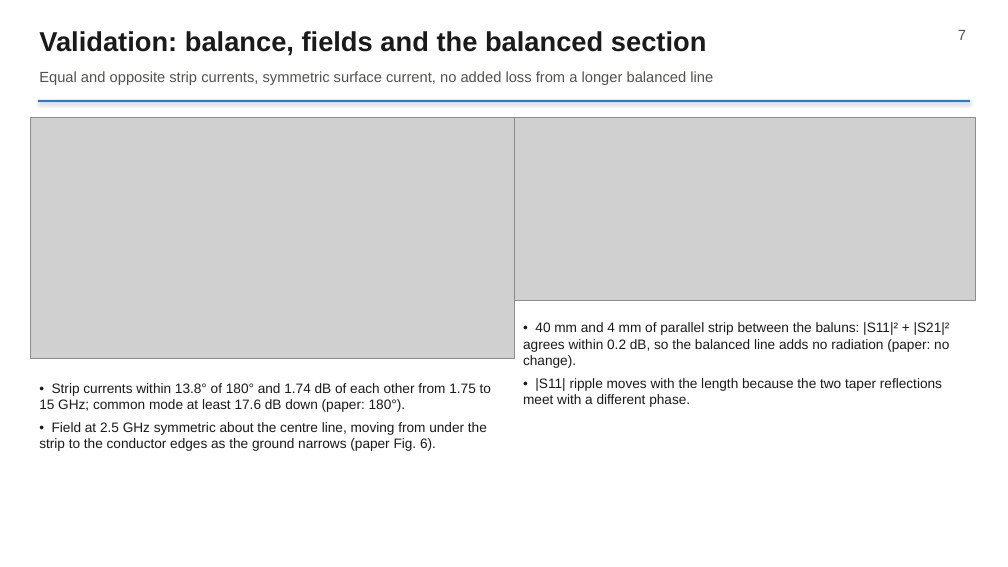
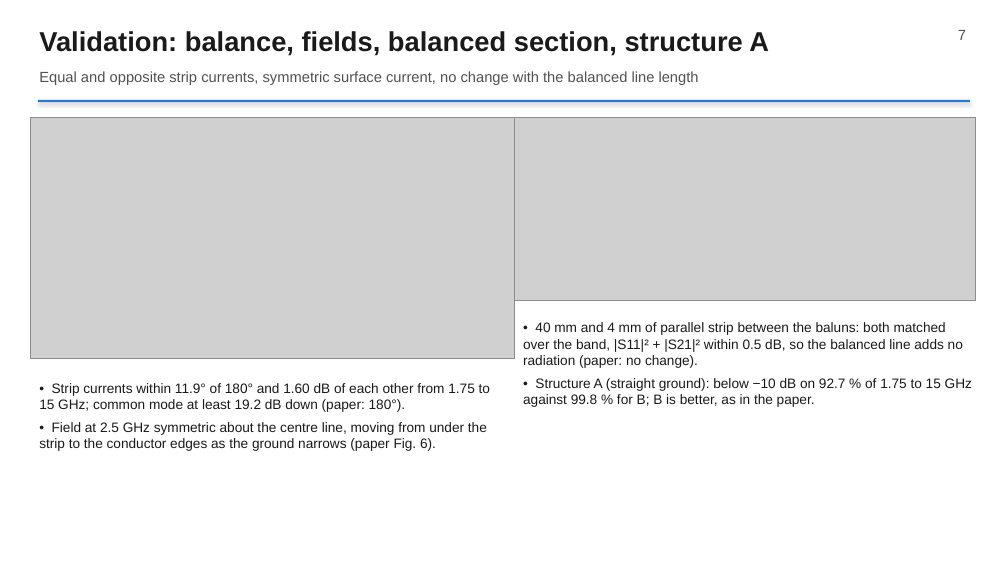
Before and after one commit to RushilJ2603/wideband-balun, a slide deck: slide 7 of slides/Wideband_Balun.pptx. Drawn at 1008x567 pixels with LibreOffice and Linux fonts; fonts in the diff are those of the drawing; grey boxes stand for pictures. Boxes give left, top, right and bottom in pixels: in the first picture for what was removed or moved away, otherwise in the second. Text is boxed around its words. In the diff, an @@ line names an element or a change of style, - is before the commit and + after.

Commit message:
Report, slides and README on the paper design

```diff
--- a/slides/Wideband_Balun.pptx
+++ b/slides/Wideband_Balun.pptx
@@ text at [39,31,769,56]: text changed @@
-Validation: balance, fields and the balanced section
+Validation: balance, fields, balanced section, structure A
@@ text at [39,71,699,85]: text changed @@
-Equal and opposite strip currents, symmetric surface current, no added loss from a longer balanced line
+Equal and opposite strip currents, symmetric surface current, no change with the balanced line length
@@ text at [523,322,972,407]: text changed @@
-• 40 mm and 4 mm of parallel strip between the baluns: |S11|² + |S21|² agrees within 0.2 dB, so the balanced line adds no radiation (paper: no change).
-• |S11| ripple moves with the length because the two taper reflections meet with a different phase.
+• 40 mm and 4 mm of parallel strip between the baluns: both matched over the band, |S11|² + |S21|² within 0.5 dB, so the balanced line adds no radiation (paper: no change).
+• Structure A (straight ground): below −10 dB on 92.7 % of 1.75 to 15 GHz against 99.8 % for B; B is better, as in the paper.
@@ text at [39,383,490,412]: text changed @@
-• Strip currents within 13.8° of 180° and 1.74 dB of each other from 1.75 to 15 GHz; common mode at least 17.6 dB down (paper: 180°).
+• Strip currents within 11.9° of 180° and 1.60 dB of each other from 1.75 to 15 GHz; common mode at least 19.2 dB down (paper: 180°).
```
Also in this commit, not shown: 8 other slides changed, 7 other files.
